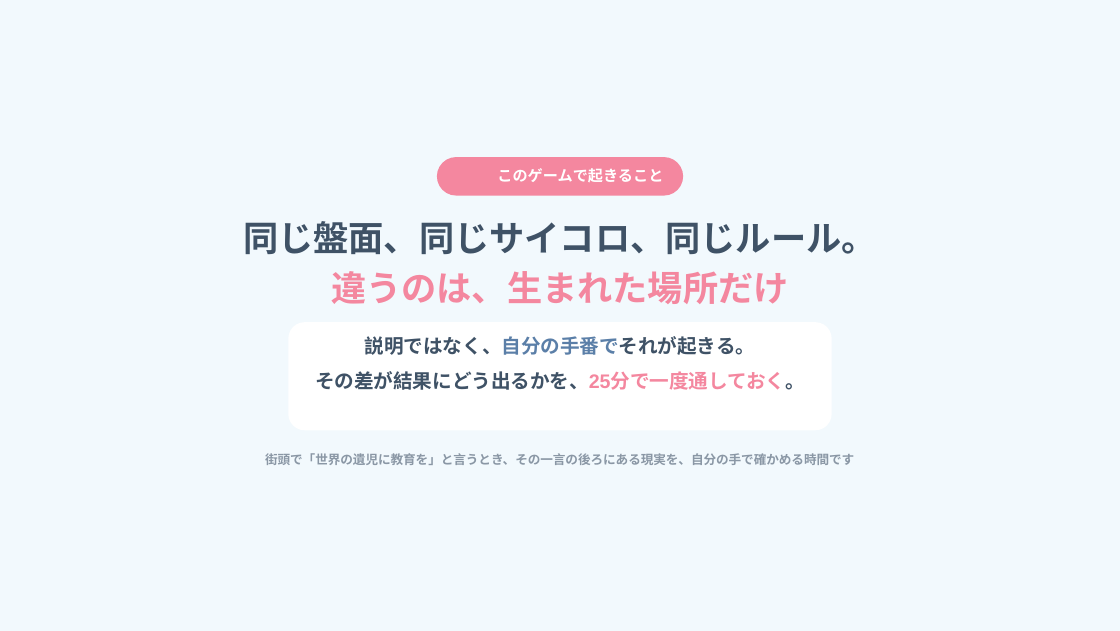
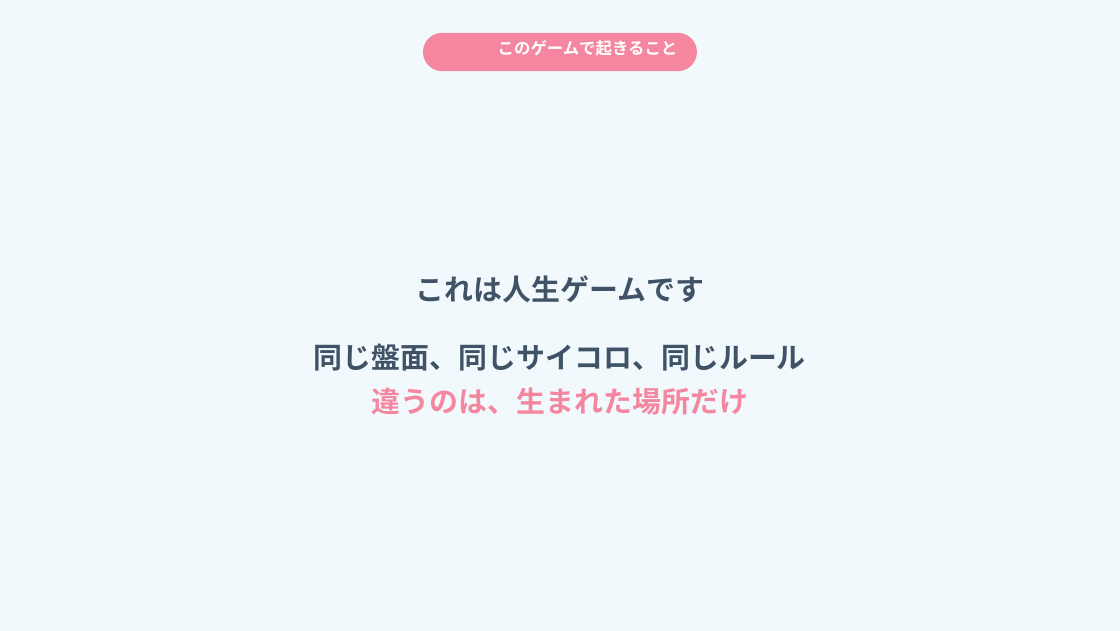
Before and after one commit to arico1101/door-world-short-online, a slide deck: slide 3 of slides.pptx (slide 4 before the commit). Drawn at 1120x631 pixels with LibreOffice and Linux fonts; fonts in the diff are those of the drawing; background and template pictures are left out. Boxes give left, top, right and bottom in pixels: in the first picture for what was removed or moved away, otherwise in the second. Text is boxed around its words. In the diff, an @@ line names an element or a change of style, - is before the commit and + after.

```diff
--- a/slides.pptx
+++ b/slides.pptx
@@ rounded rectangle resized from (x1=437, y1=157, x2=683, y2=196) to (x1=423, y1=33, x2=697, y2=71) @@
@@ text "このゲームで起きること" moved from (x1=497, y1=168, x2=663, y2=182) to (x1=498, y1=40, x2=678, y2=55) @@
@@ text "このゲームで起きること" at (x1=498, y1=40, x2=678, y2=55): size 14.6 to 15.8 pt; line spacing 26.2pt to 23.7pt @@
@@ text added at (x1=415, y1=275, x2=704, y2=303), 27.9 pt, text #3F5266, bold @@
+これは人生ゲームです
@@ rounded rectangle removed at (x1=288, y1=322, x2=832, y2=430) @@
@@ text "同じ盤面、同じサイコロ、同じルール" moved from (x1=243, y1=221, x2=877, y2=304) to (x1=314, y1=343, x2=806, y2=415) @@
@@ text at (x1=314, y1=343, x2=806, y2=371): text changed; size 34 to 27.9 pt @@
-同じ盤面、同じサイコロ、同じルール。
+同じ盤面、同じサイコロ、同じルール
@@ text removed at (x1=315, y1=336, x2=805, y2=390) @@
-説明ではなく、自分の手番でそれが起きる。
-その差が結果にどう出るかを、25分で一度通しておく。
@@ text at (x1=372, y1=387, x2=749, y2=415): size 34 to 27.9 pt in "違うのは、生まれた場所だけ"; line spacing 47.6pt to 41.9pt @@
@@ text removed at (x1=265, y1=453, x2=854, y2=465) @@
-街頭で「世界の遺児に教育を」と言うとき、その一言の後ろにある現実を、自分の手で確かめる時間です
```
Also in this commit, not shown: 12 other slides changed, 9 slides added, 15 slides removed, 11 other files.
